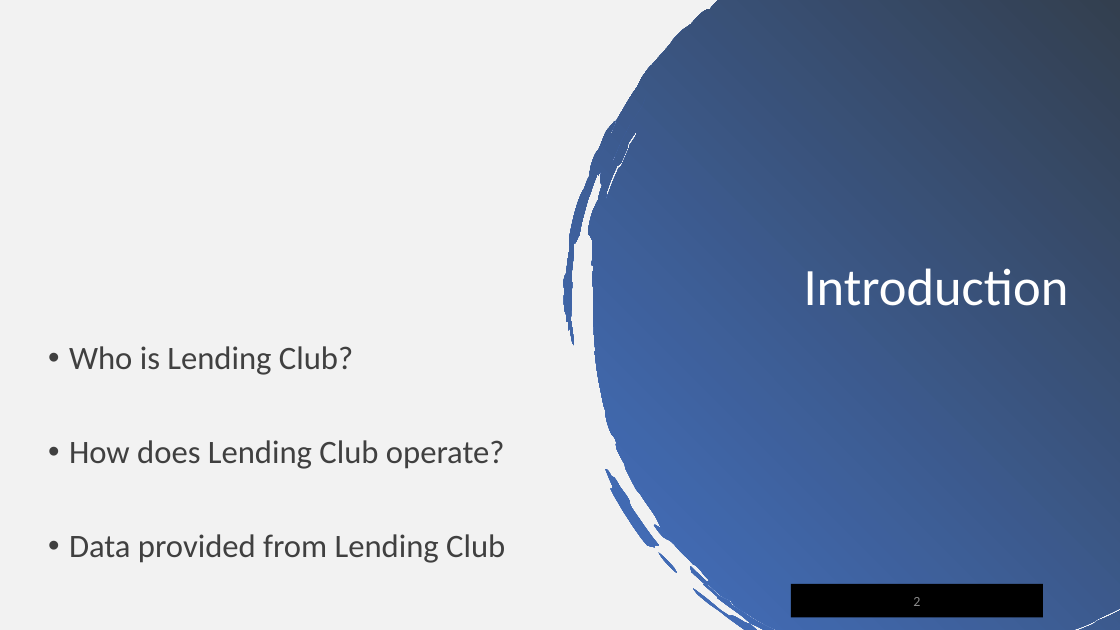
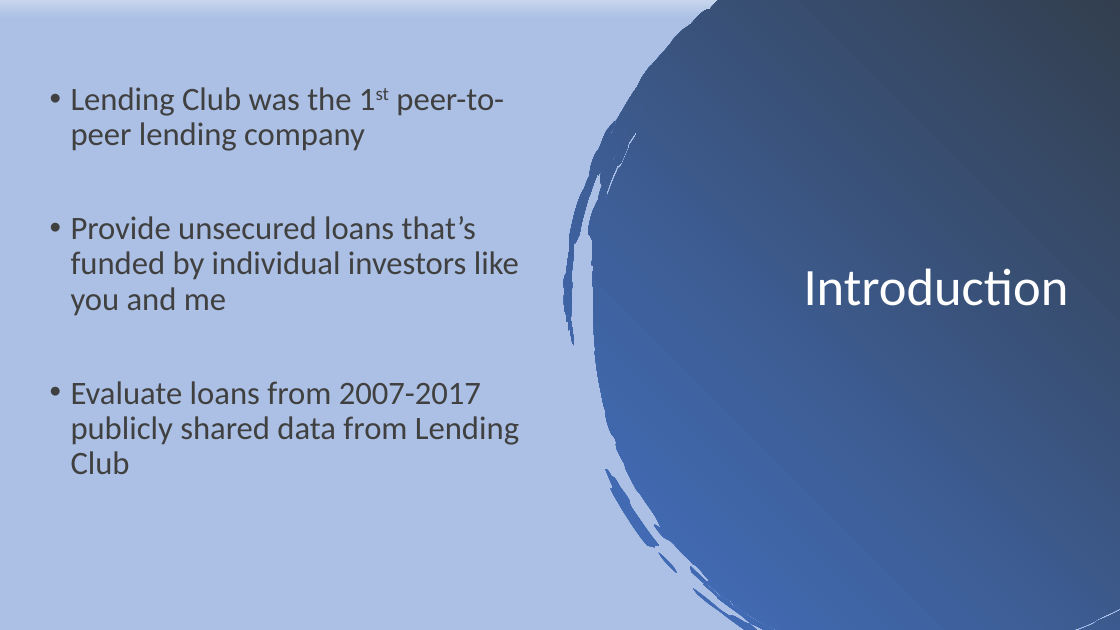
Before and after one commit to celesteshort/ml-lending-default, a slide deck: slide 2 of CapstonePresentationCS.pptx. Drawn at 1120x630 pixels with LibreOffice and Linux fonts; fonts in the diff are those of the drawing; background and template pictures are left out. Boxes give left, top, right and bottom in pixels: in the first picture for what was removed or moved away, otherwise in the second. Text is boxed around its words. In the diff, an @@ line names an element or a change of style, - is before the commit and + after.

```diff
--- a/CapstonePresentationCS.pptx
+++ b/CapstonePresentationCS.pptx
@@ background #F2F2F2 to gradient #ABC0E4 to #C7D5ED @@
@@ text at (x1=71, y1=87, x2=519, y2=474): text changed @@
-• Who is Lending Club?
-• How does Lending Club operate?
-• Data provided from Lending Club
+• Lending Club was the 1st peer-to-peer lending company
+• Provide unsecured loans that’s funded by individual investors like you and me
+• Evaluate loans from 2007-2017 publicly shared data from Lending Club
@@ page number removed at (x1=791, y1=584, x2=1044, y2=618) @@
-2
```
Also in this commit, not shown: 9 other slides changed, 5 slides added, 2 slides removed, 1 other file.
